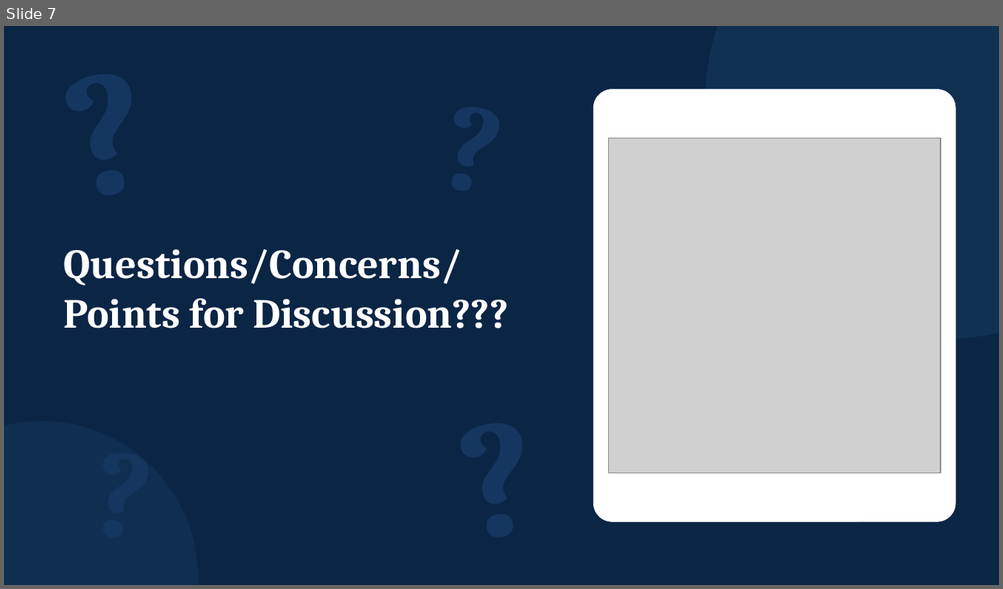
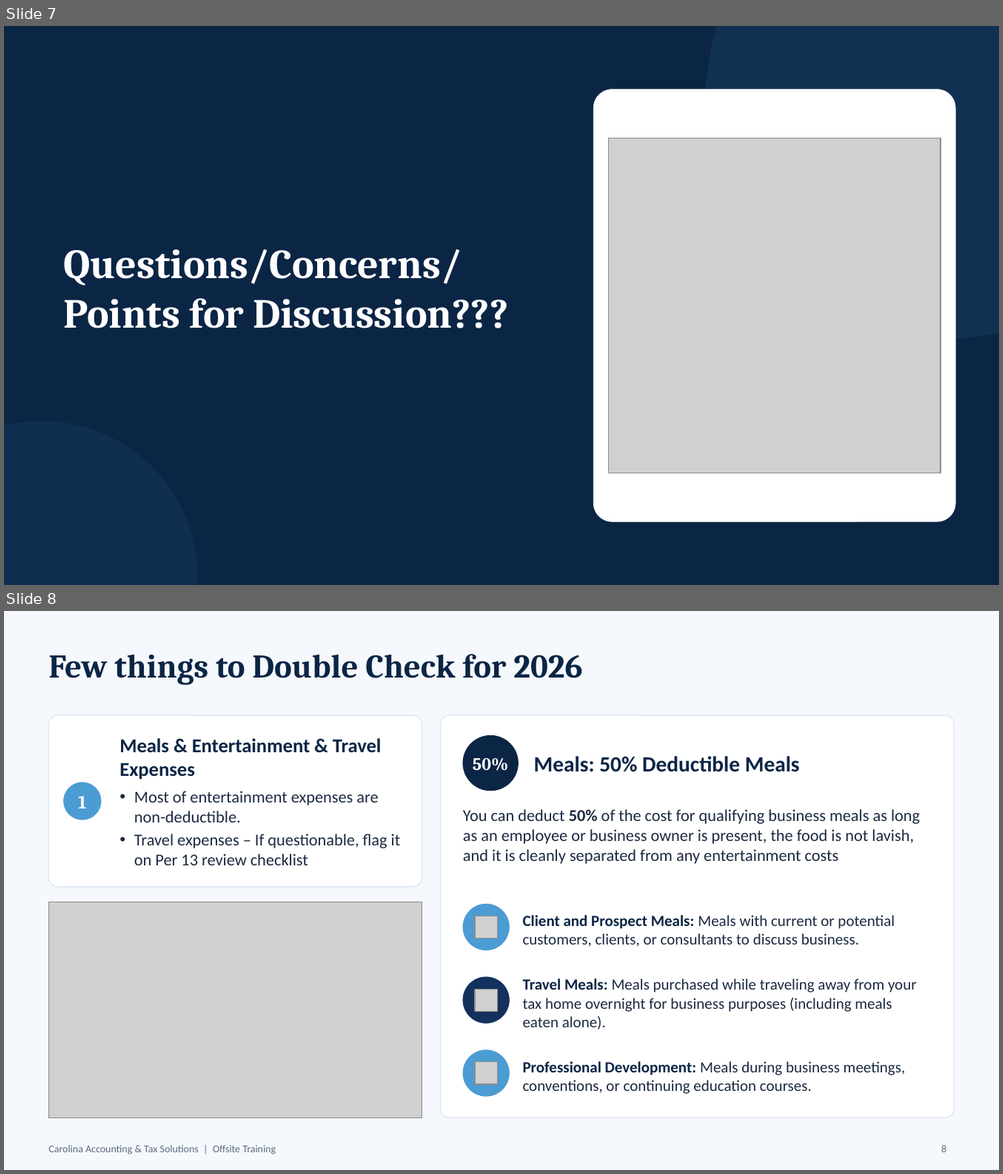
Before and after one commit to Hrishiv67/Ppapp, a slide deck: 2026-10-2_Presentation_-_Bijal_refreshed.pptx. Shown one above the other, each under a label of ours: slide 7 before the commit, slides 7 and 8 after it. The pictures are 1003x589 and 1003x1174 pixels, drawn with LibreOffice and Linux fonts; fonts in the diff are those of the drawing; grey boxes stand for pictures. Boxes give left, top, right and bottom in pixels: in the first picture for what was removed or moved away, otherwise in the second. Text is boxed around its words. In the diff, an @@ line names an element or a change of style, - is before the commit and + after.

```diff
--- a/2026-10-2_Presentation_-_Bijal_refreshed.pptx
+++ b/2026-10-2_Presentation_-_Bijal_refreshed.pptx
@@ slide 8 added at <box>4,611,999,1170</box>, background #F5F8FC @@
@@ text added at <box>48,654,582,685</box>, 32 pt, text #0B2545, bold @@
+Few things to Double Check for 2026
@@ rounded rectangle added at <box>48,715,422,887</box>, fill #FFFFFF, outline #DDE8F2 1 pt, 16 pt, text #1B2A41 @@
+Meals & Entertainment & Travel Expenses
+• Most of entertainment expenses are non-deductible.
+• Travel expenses – If questionable, flag it on Per 13 review checklist
@@ rounded rectangle added at <box>441,715,954,1119</box>, fill #FFFFFF, outline #DDE8F2 1 pt @@
@@ ellipse added at <box>463,735,518,791</box>, fill #0B2545, outline #0B2545 0.5 pt, 17 pt, text #FFFFFF, bold @@
+50%
@@ text added at <box>534,756,800,772</box>, 21 pt, text #0B2545, bold @@
+Meals: 50% Deductible Meals
@@ ellipse added at <box>64,783,101,820</box>, fill #4B9CD3, outline #4B9CD3 0.5 pt, 18 pt, text #FFFFFF, bold @@
+1
@@ text added at <box>463,809,919,864</box>, 16 pt, text #1B2A41 @@
+You can deduct 50% of the cost for qualifying business meals as long as an employee or business owner is present, the food is not lavish, and it is cleanly separated from any entertainment costs
@@ picture added at <box>48,902,422,1119</box> @@
@@ ellipse added at <box>463,904,509,951</box>, fill #4B9CD3, outline #4B9CD3 0.5 pt @@
@@ picture added at <box>475,916,497,939</box> @@
@@ text added at <box>523,915,894,947</box>, 15 pt, text #1B2A41 @@
+Client and Prospect Meals: Meals with current or potential customers, clients, or consultants to discuss business.
@@ ellipse added at <box>463,977,509,1024</box>, fill #13315C, outline #13315C 0.5 pt @@
@@ text added at <box>523,979,916,1030</box>, 15 pt, text #1B2A41 @@
+Travel Meals: Meals purchased while traveling away from your tax home overnight for business purposes (including meals eaten alone).
@@ picture added at <box>475,989,497,1011</box> @@
@@ ellipse added at <box>463,1051,509,1096</box>, fill #4B9CD3, outline #4B9CD3 0.5 pt @@
@@ picture added at <box>475,1062,497,1085</box> @@
@@ text added at <box>523,1062,905,1094</box>, 15 pt, text #1B2A41 @@
+Professional Development: Meals during business meetings, conventions, or continuing education courses.
@@ text added at <box>48,1145,276,1155</box>, 10 pt, text #5B6B7F @@
+Carolina Accounting & Tax Solutions | Offsite Training
@@ page number added at <box>941,1145,946,1153</box>, 10 pt, text #5B6B7F @@
+8
@@ slide 7 changed as well @@
@@ text removed at <box>8,26,201,225</box> @@
-?
@@ text removed at <box>375,37,573,247</box> @@
-?
@@ text removed at <box>403,370,590,570</box> @@
-?
@@ text removed at <box>27,386,220,585</box> @@
-?
```
Also in this commit, not shown: 10 other slides changed, 4 other slides added, 3 slides removed.
